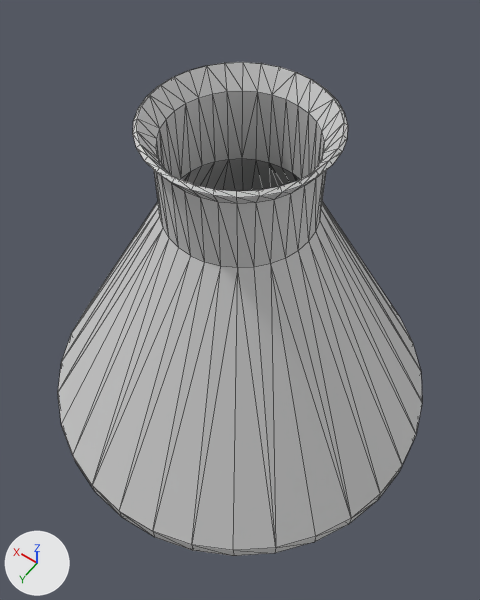
The OBJ model models/object2121.obj, before and after one commit.
Both versions are drawn from a camera (50 mm lens) standing at (-1.17, 1.12, 2.52) and looking at (-0.12, -0.35, 0.22). The axes (+X, +Y, +Z) are drawn at lower left. The lights are the same throughout. Mesh edges are drawn as thin lines. Where no turn or scale is listed for an object, it has been applied to the vertices.
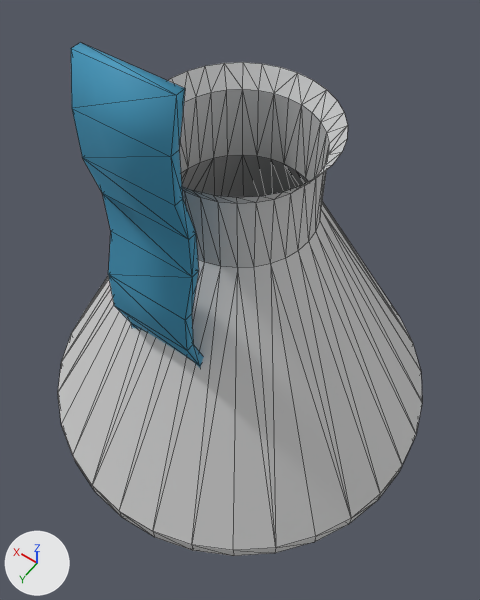
Boxes (x1, y1, x2, y2) around the edits, measured in the pictures (480 x 600 px):
'object2121', reshaped: before (58, 62, 422, 556); after (58, 43, 422, 556)
part 1 of me_object2121, added: after (71, 43, 204, 368)
part 2 of me_object2121, cut back: before (133, 62, 421, 371); after (167, 63, 421, 371)

The edits, one by one:
Material 'Material.001' (mat_material_001) is new.
Its base color is (0.0502, 0.315, 0.512) (cyan #3f98be).
Its roughness is 0.696.
me_object2121 is used by ob_object2121; location (0.0, 0.0, 0.0).
me_object2121 had 384 vertices, 764 faces and spanned x -1.02..0.98, y -1.5..0.5, z -0.78..1.03.
me_object2121 now has 228 vertices, 418 faces and spans x -1.02..0.98, y -1.5..0.5, z -0.78..1.5.
me_object2121 part 1: a new loose piece of 36 vertices spanning x -0.19..0.19, y -0.02..0.08, z 0.01..1.5, in mat_material_001 (cyan #3f98be).
Part 2, on me_object2121:
192 vertices are removed from x -1.0..0.96, y -1.48..0.48, z -0.76..1.03.
473 faces are deleted.
59 new faces join them, mat_material (light grey #d1d1d1).
me_object2121 now uses material mat_material_001 (cyan #3f98be).
